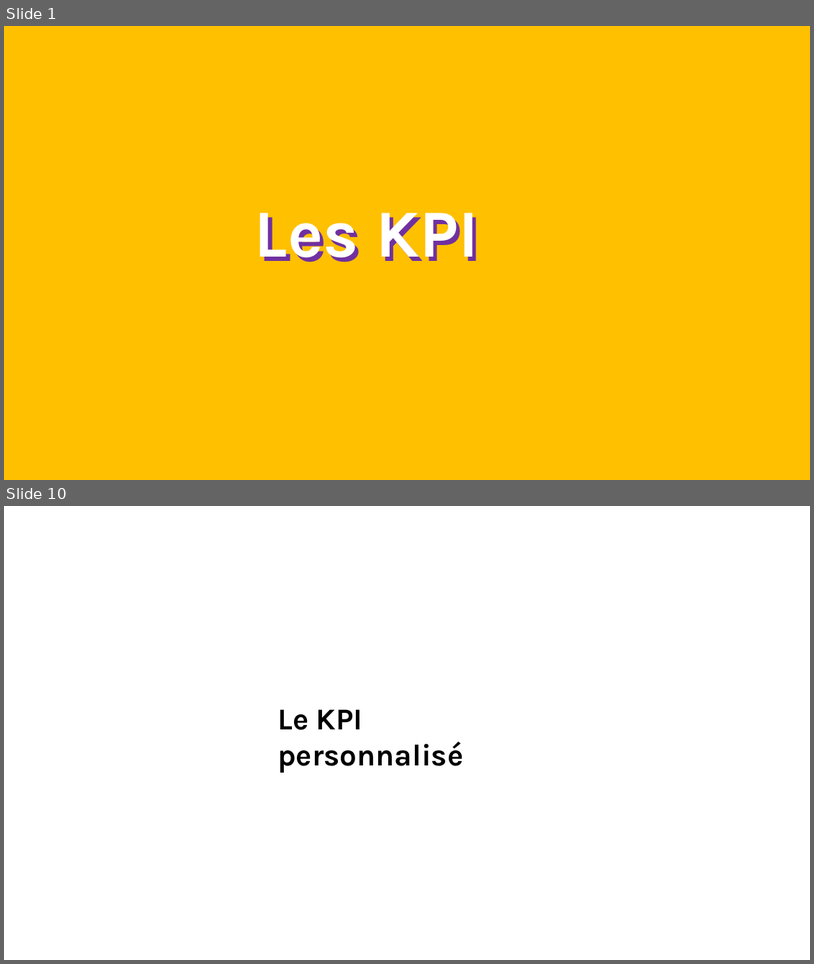
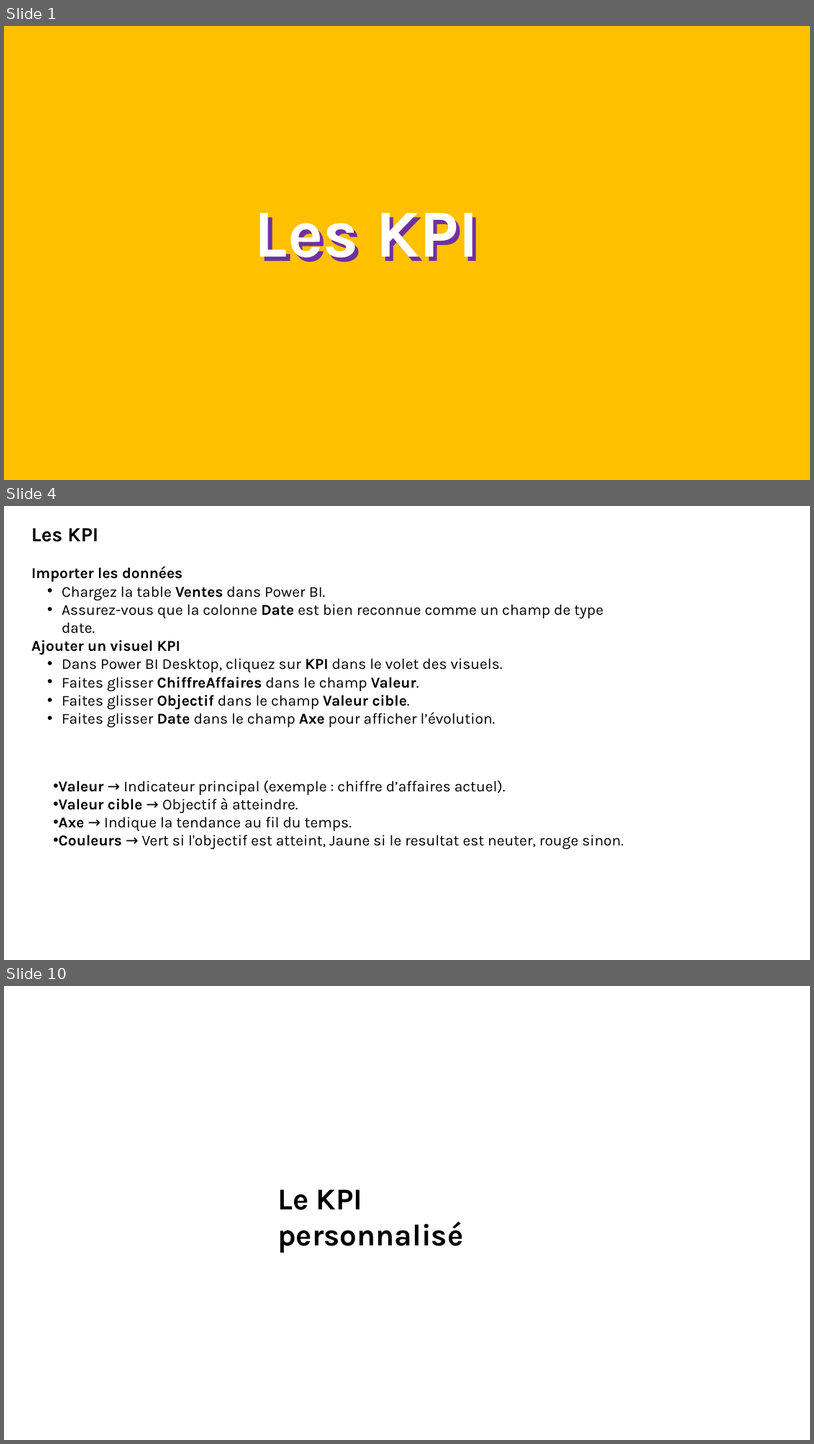
Before and after one commit to bejaouibechir/PowerBI, a slide deck: Français/6.Visuals/13.The KPI.pptx. Shown one above the other, each under a label of ours: slides 1 and 10 before the commit, slides 1, 4 and 10 after it; the slides between them are not shown. The pictures are 814x964 and 814x1444 pixels, drawn with LibreOffice and Linux fonts; fonts in the diff are those of the drawing. Boxes give left, top, right and bottom in pixels: in the first picture for what was removed or moved away, otherwise in the second. Text is boxed around its words. In the diff, an @@ line names an element or a change of style, - is before the commit and + after.

```diff
--- a/Français/6.Visuals/13.The KPI.pptx
+++ b/Français/6.Visuals/13.The KPI.pptx
@@ slide 4 added at (4, 506, 810, 960), background #FFFFFF @@
@@ text added at (31, 528, 98, 542), 24 pt, text #000000, bold @@
+Les KPI
@@ text added at (31, 566, 604, 727), 18 pt, text #000000 @@
+Importer les données
+  • Chargez la table Ventes dans Power BI.
+  • Assurez-vous que la colonne Date est bien reconnue comme un champ de type date.
+Ajouter un visuel KPI
+  • Dans Power BI Desktop, cliquez sur KPI dans le volet des visuels.
+  • Faites glisser ChiffreAffaires dans le champ Valeur.
+  • Faites glisser Objectif dans le champ Valeur cible.
+  • Faites glisser Date dans le champ Axe pour afficher l’évolution.
@@ text added at (59, 780, 624, 849), 18 pt, text #000000 @@
+• Valeur → Indicateur principal (exemple : chiffre d’affaires actuel).
+• Valeur cible → Objectif à atteindre.
+• Axe → Indique la tendance au fil du temps.
+• Couleurs → Vert si l'objectif est atteint, Jaune si le resultat est neuter, rouge sinon.
```
Also in this commit, not shown: 5 slides changed, 6 other slides added, 10 slides removed, 39 other files.
